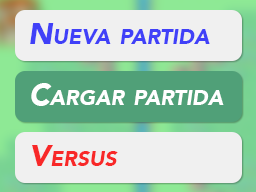
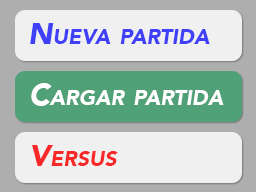
Before/after of a 256x192 layered artwork. What changed in the layer stack:
added layer "Capa 1" above "Castillo" over [0, 0, 256, 192]
